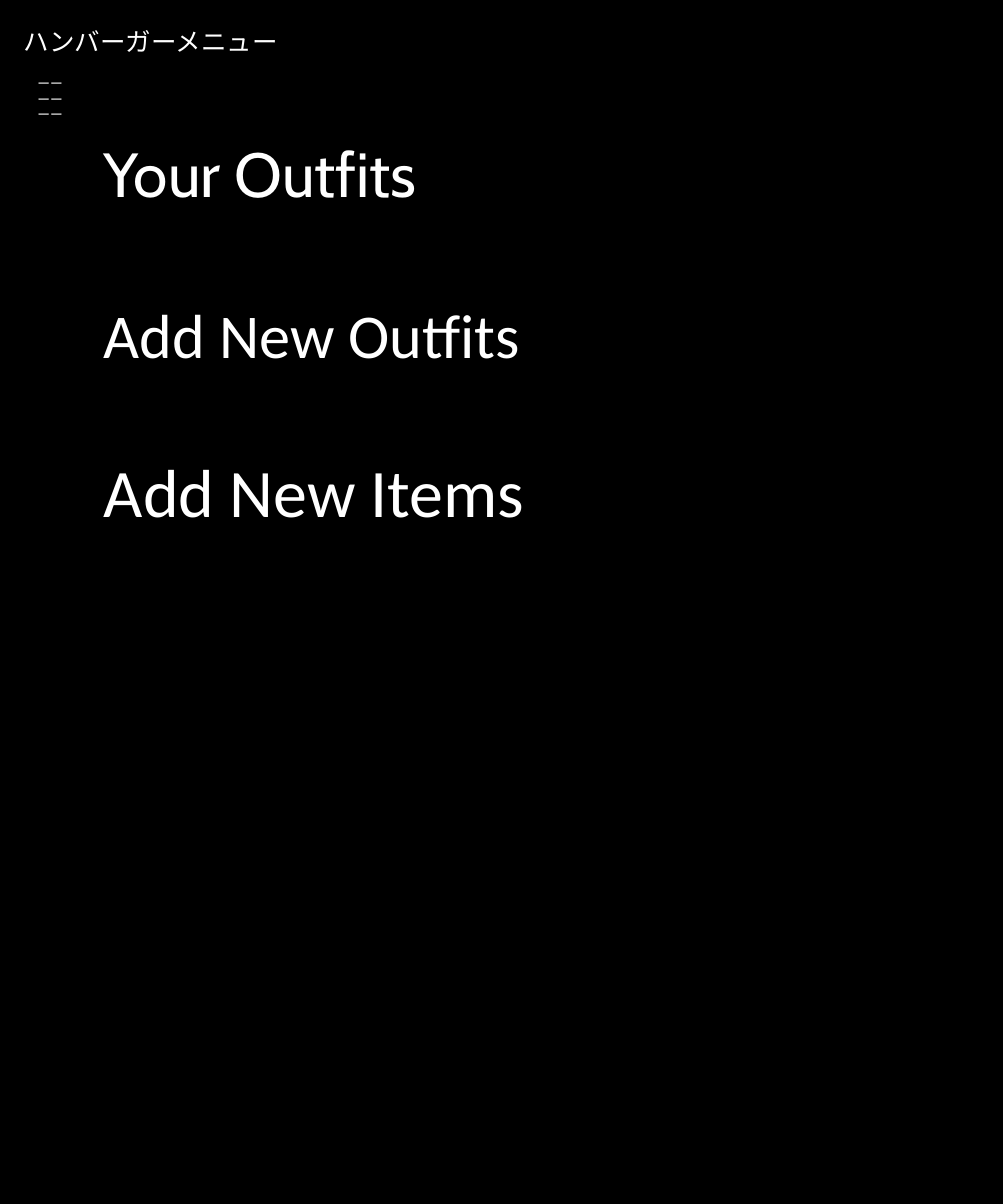
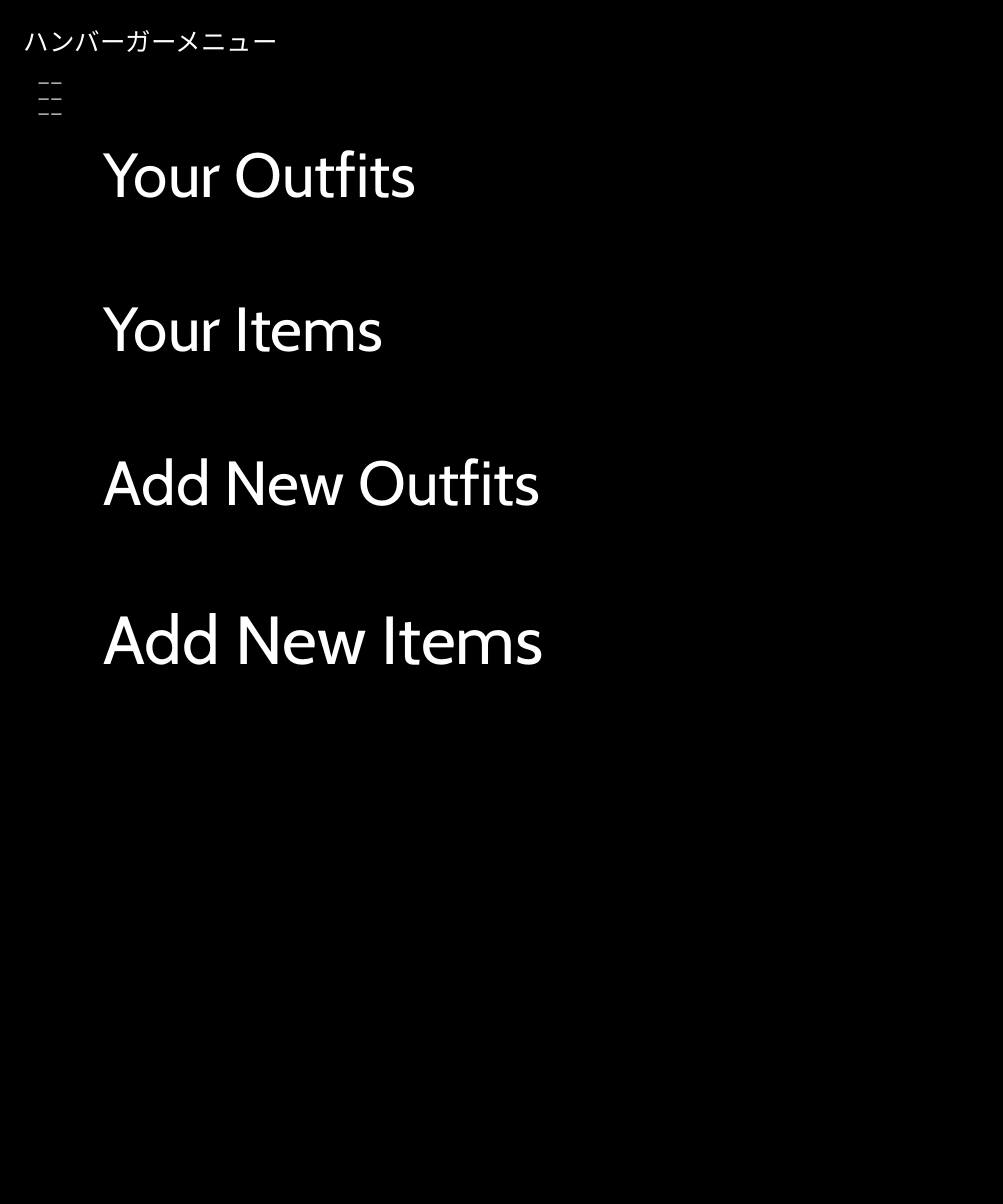
Before and after one commit to dojo2022/E-4, a slide deck: slide 14 of doc/デザイン.pptx. Drawn at 1003x1204 pixels with LibreOffice and Linux fonts; fonts in the diff are those of the drawing. Boxes give left, top, right and bottom in pixels: in the first picture for what was removed or moved away, otherwise in the second. Text is boxed around its words. In the diff, an @@ line names an element or a change of style, - is before the commit and + after.

```diff
--- a/doc/デザイン.pptx
+++ b/doc/デザイン.pptx
@@ text added at (104, 307, 383, 352), 44 pt, text #FFFFFF @@
+Your Items
@@ text "Add New Outfits" at (104, 458, 541, 506): font Calibri to Cabin @@
@@ text "Add New Outfits": place and size @@
-text "Add New Outfits" at (104, 314, 520, 359)
+text "Add New Outfits" at (104, 458, 541, 506)
@@ text "Add New Items": place and size @@
-text "Add New Items" at (104, 469, 525, 518)
+text "Add New Items" at (104, 613, 544, 665)
@@ text "Add New Items" at (104, 613, 544, 665): font Calibri to Cabin @@
```
Also in this commit, not shown: 6 other slides changed.
